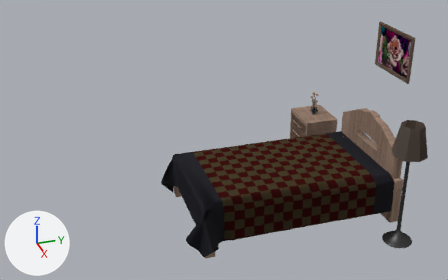
What one commit did to the Blender file manipular_historia/obj_3d_usados/Bedroom.blend.
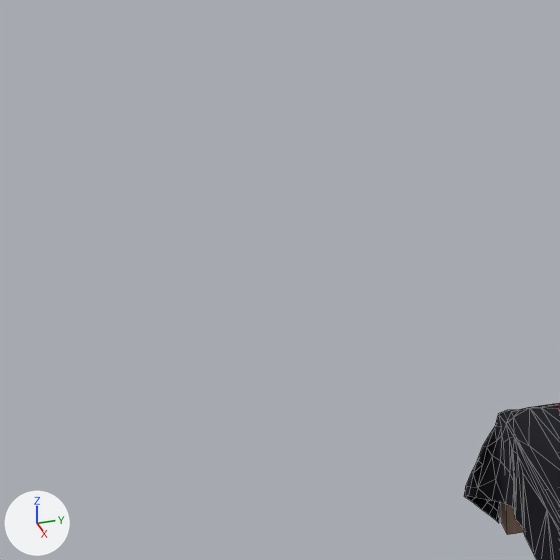
Old and new are each drawn whole from a camera (50 mm lens) standing at (53.85, -3.93, 36.03) and looking at (-2.26, 13.6, 7.95) and again close up on the part from 0% to 43% of the width and 4% to 74% of the height. Arrows for +X, +Y and +Z are at lower left; the lights stay in place. The close-ups show mesh edges as thin lines.

Objects in the first close-up: 'Sheet'.
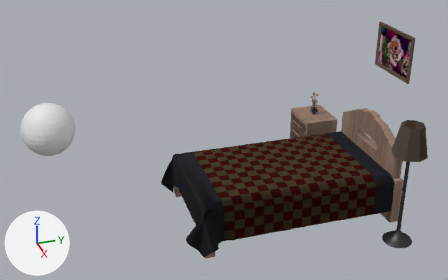
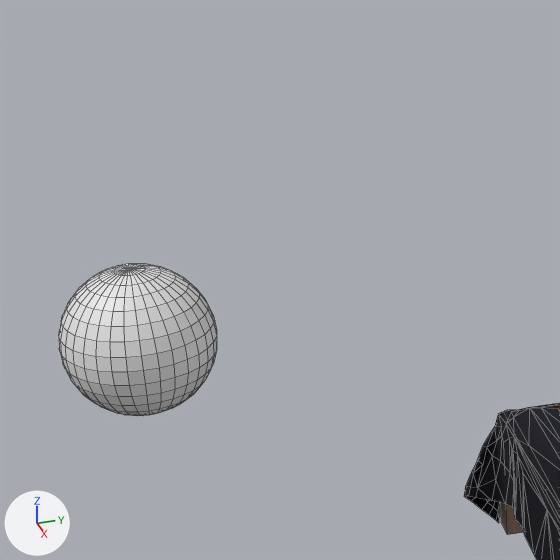
Location of each change, [x1, y1, x2, y2] in pixels of the close-ups (560 x 560 px):
'Sol', added: after [59, 263, 217, 416]

The change, as a diff of the scene's bpy script:
```diff
--- a/manipular_historia/obj_3d_usados/Bedroom.blend.py
+++ b/manipular_historia/obj_3d_usados/Bedroom.blend.py
@@ me_sphere @@
+me_sphere.from_pydata(...)  # a UV sphere (32 segments, 16 rings, poles along z) spanning x -0.1..0.1, y -0.1..0.1, z -0.1..0.1
@@ ob_sol @@
+ob_sol = bpy.data.objects.new('Sol', me_sphere)
+ob_sol.location = (-14.59, -3.81, 6.17)
+ob_sol.scale = (30.6, 30.6, 30.6)
```
